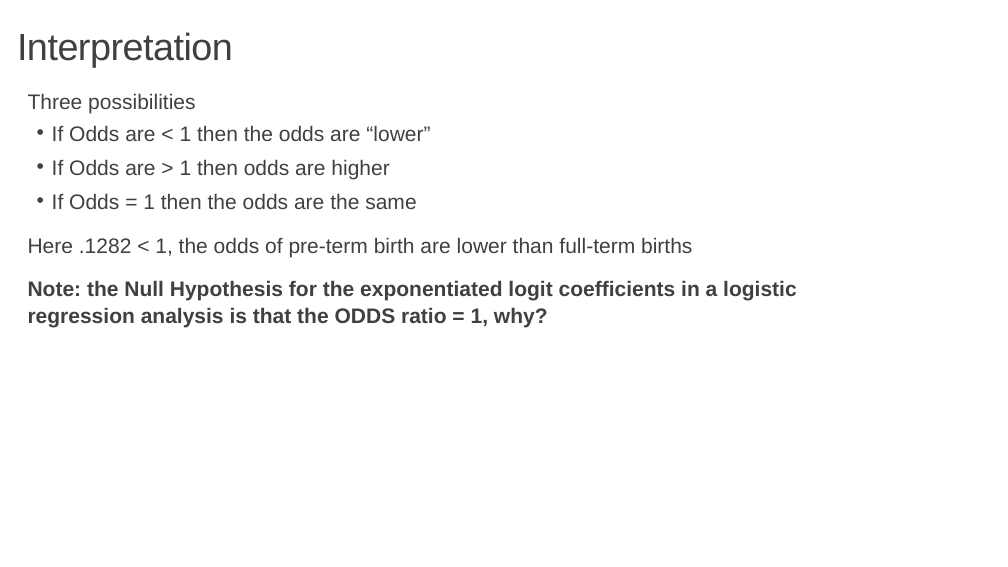
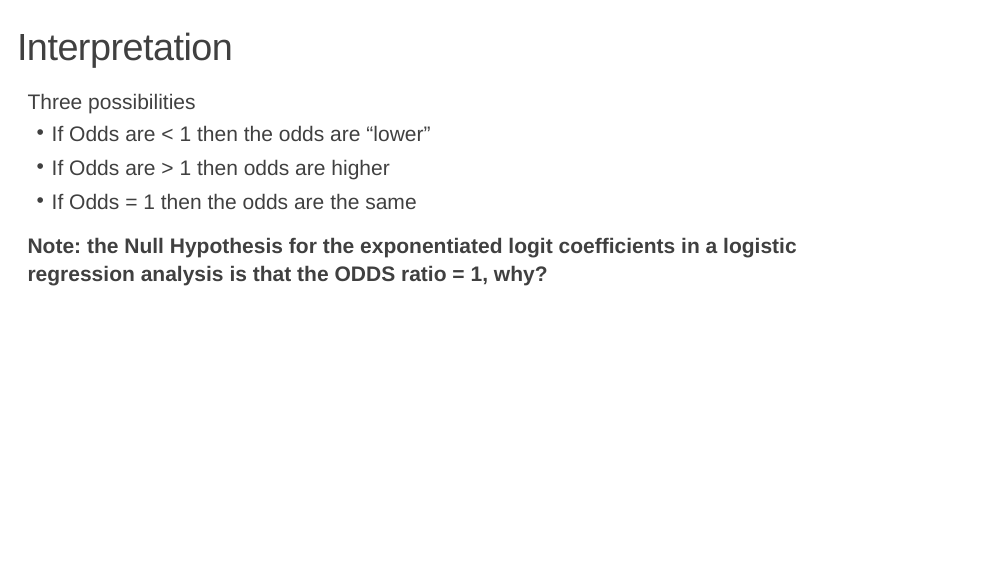
Before and after one commit to issues-osu/statsii-spring2026, a slide deck: slide 13 of slides/logistic/logistic_regression-lecture.pptx. Drawn at 1008x567 pixels with LibreOffice and Linux fonts; fonts in the diff are those of the drawing. Boxes give left, top, right and bottom in pixels: in the first picture for what was removed or moved away, otherwise in the second. Text is boxed around its words. In the diff, an @@ line names an element or a change of style, - is before the commit and + after.

```diff
--- a/slides/logistic/logistic_regression-lecture.pptx
+++ b/slides/logistic/logistic_regression-lecture.pptx
@@ text at [28,237,692,258]: paragraph removed @@
-  Here .1282 < 1, the odds of pre-term birth are lower than full-term births
```
Also in this commit, not shown: 16 other slides changed, 7 slides added, 4 slides removed, 4 other files.
